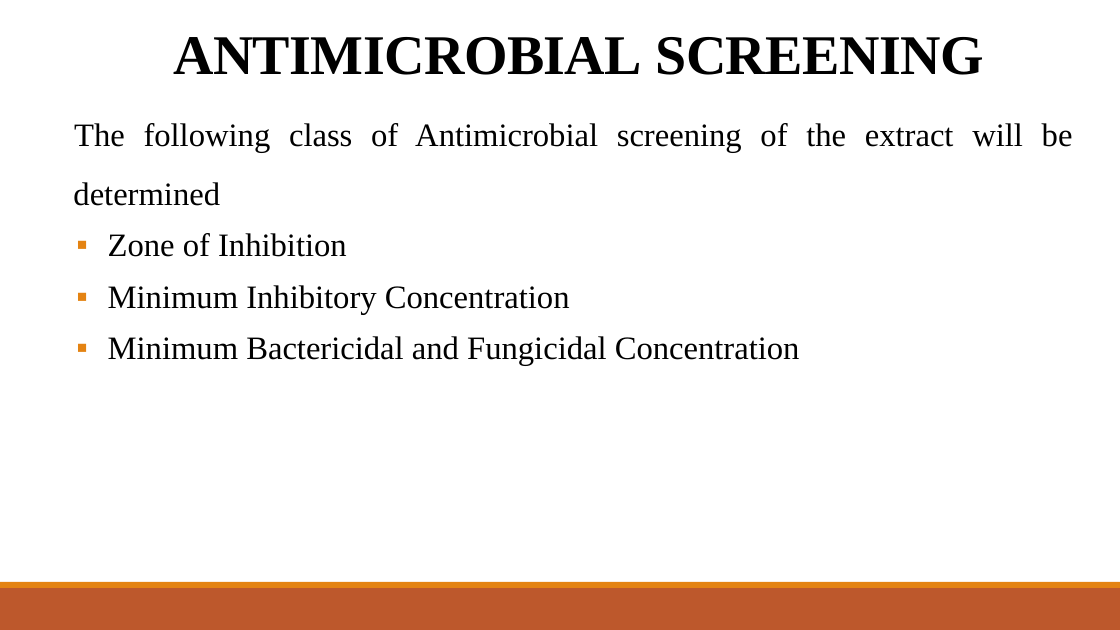
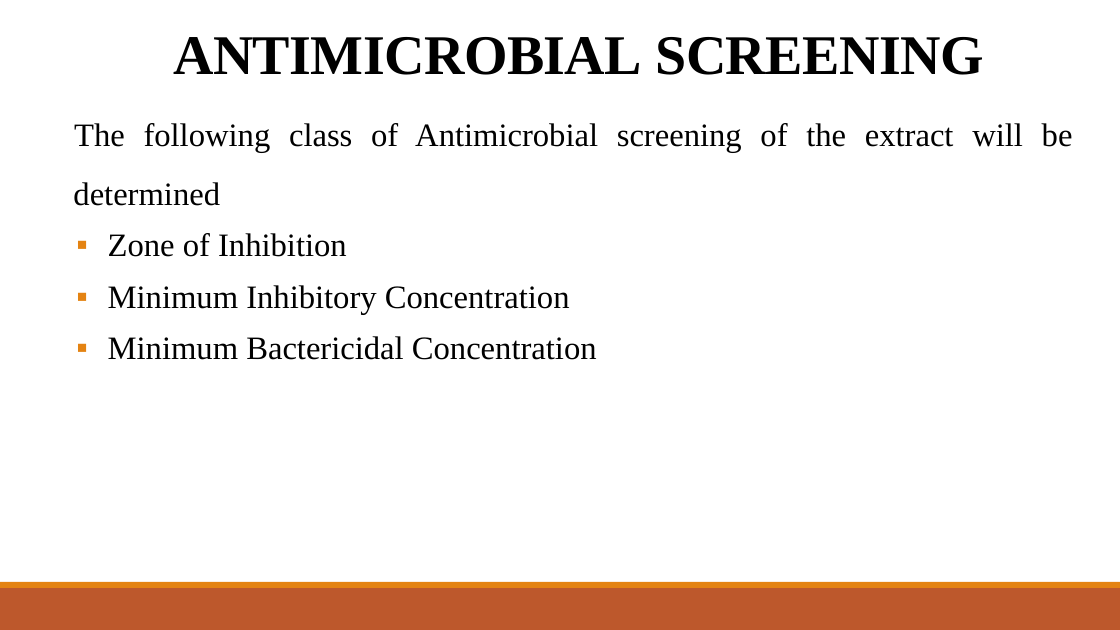
Before and after one commit to Akamshu/documents, a slide deck: slide 6 of PROJECT 2023/BST/SESAMUM/POWERPOINT.pptx. Drawn at 1120x630 pixels with LibreOffice and Linux fonts; fonts in the diff are those of the drawing. Boxes give left, top, right and bottom in pixels: in the first picture for what was removed or moved away, otherwise in the second. Text is boxed around its words. In the diff, an @@ line names an element or a change of style, - is before the commit and + after.

```diff
--- a/PROJECT 2023/BST/SESAMUM/POWERPOINT.pptx
+++ b/PROJECT 2023/BST/SESAMUM/POWERPOINT.pptx
@@ text at (108,336,597,360): text changed @@
-▪ Minimum Bactericidal and Fungicidal Concentration
+▪ Minimum Bactericidal Concentration
```
Also in this commit, not shown: 3 other slides changed, 7 slides added, 1 slide removed, 11 other files.
